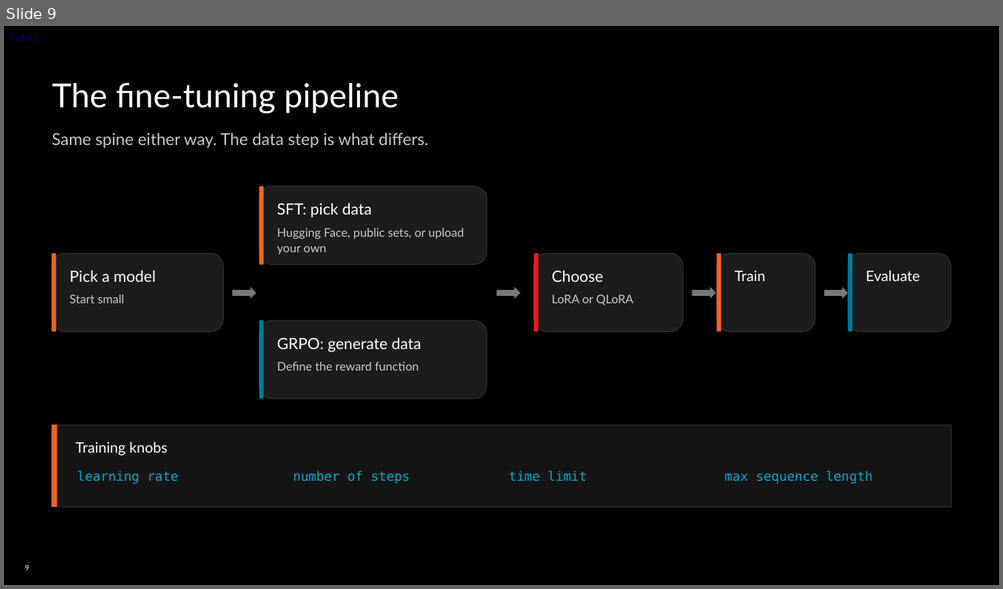
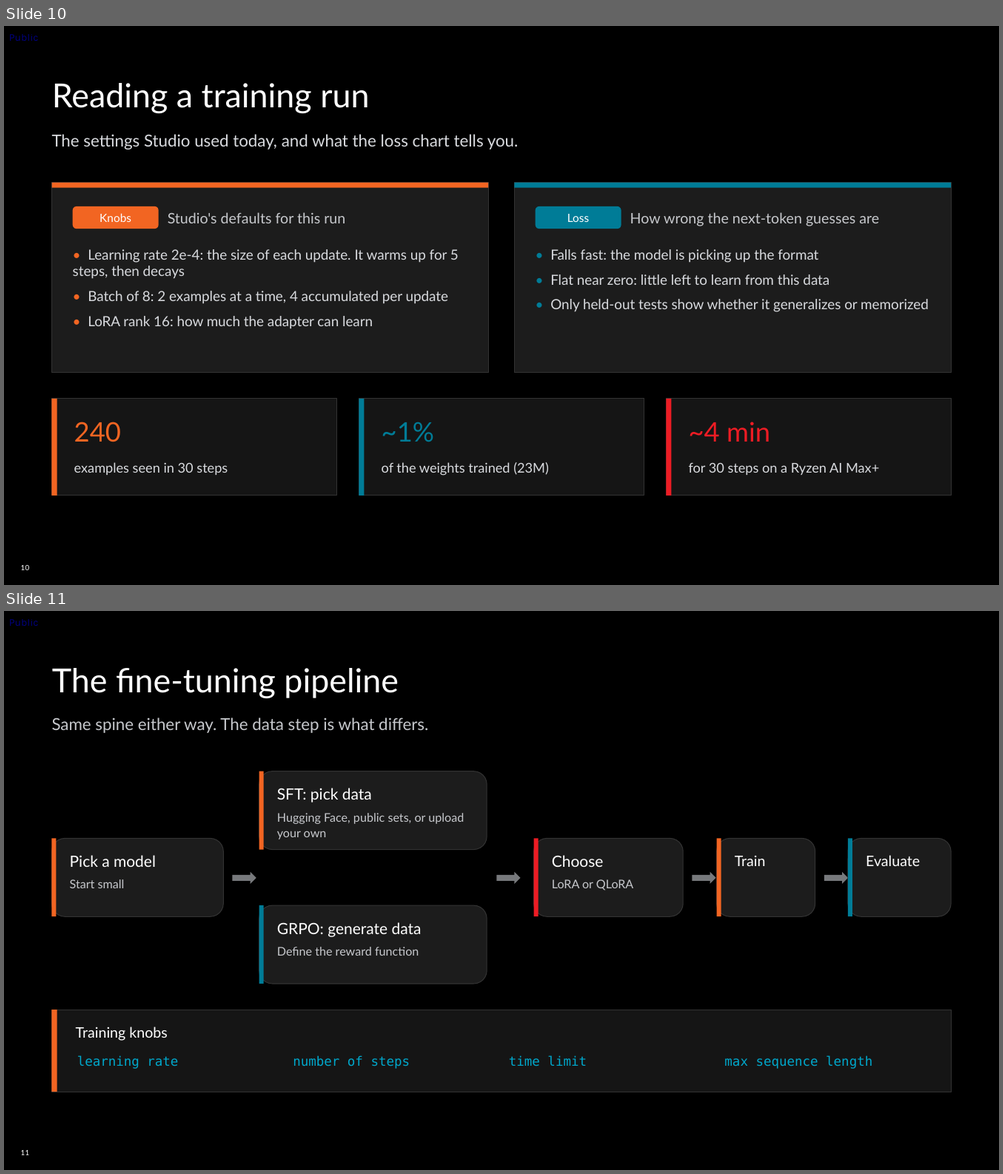
Before and after one commit to TwelveNights/Unsloth-RL-Workshop-on-Radeon, a slide deck: docs/AMD-Unsloth-Studio-Fine-tuning.pptx. Shown one above the other, each under a label of ours: slide 9 before the commit, slides 10 and 11 after it. The pictures are 1003x589 and 1003x1174 pixels, drawn with LibreOffice and Linux fonts; fonts in the diff are those of the drawing; background and template pictures are left out. Boxes give left, top, right and bottom in pixels: in the first picture for what was removed or moved away, otherwise in the second. Text is boxed around its words. In the diff, an @@ line names an element or a change of style, - is before the commit and + after.

Commit message:
Deck: how SFT learns, reading a training run, stretch challenges
- New slide 9: one SFT training step (tokenize with the chat template,
  predict, cross-entropy loss, update only the LoRA adapter), with the
  batch/step arithmetic of this run.
- New slide 10: reading a training run, with the settings Studio used
  (lr 2e-4 with 5 warmup steps, batch 8 = 2 x 4, LoRA rank 16) and what
  the loss curve does and doesn't tell you.
- Slide 7: ~1% of weights trained (23M), the real figure for this run.
- Slide 8: SFT example in the chat format attendees upload, not Alpaca.
- New slides 20-21: stretch challenges (add a field, teach it your own
  task, export to GGUF) and own-task ideas with a write-5-generate-50
  workflow using the bigger model in Lemonade.

```diff
--- a/docs/AMD-Unsloth-Studio-Fine-tuning.pptx
+++ b/docs/AMD-Unsloth-Studio-Fine-tuning.pptx
@@ slide 10 added at (4,26,999,585), background picture (left out); not listed: 3 template elements that a slide beside it also shows @@
@@ title added at (52,83,369,114), 32 pt, text #FFFFFF @@
+Reading a training run
@@ text added at (52,134,518,150), 16 pt, text #D8DADE @@
+The settings Studio used today, and what the loss chart tells you.
@@ rectangle added at (52,183,488,373), fill #1C1C1C, outline #333333 0.75 pt @@
@@ rectangle added at (52,183,488,188), fill #F26522 @@
@@ rectangle added at (515,183,950,373), fill #1C1C1C, outline #333333 0.75 pt @@
@@ rectangle added at (515,183,950,188), fill #007C97 @@
@@ rounded rectangle added at (73,207,159,229), fill #F26522, 11 pt, text #FFFFFF @@
+Knobs
@@ text added at (168,212,345,224), 14 pt, text #C6C8CC @@
+Studio's defaults for this run
@@ rounded rectangle added at (535,207,621,229), fill #007C97, 11 pt, text #FFFFFF @@
+Loss
@@ text added at (630,212,879,227), 14 pt, text #C6C8CC @@
+How wrong the next-token guesses are
@@ text added at (73,249,458,329), 13.5 pt, text #D8DADE @@
+• Learning rate 2e-4: the size of each update. It warms up for 5 steps, then decays
+• Batch of 8: 2 examples at a time, 4 accumulated per update
+• LoRA rank 16: how much the adapter can learn
@@ text added at (550,249,928,312), 13.5 pt, text #D8DADE @@
+• Falls fast: the model is picking up the format
+• Flat near zero: little left to learn from this data
+• Only held-out tests show whether it generalizes or memorized
@@ rectangle added at (52,399,337,496), fill #151515, outline #333333 0.75 pt @@
@@ rectangle added at (52,399,57,496), fill #F26522 @@
@@ rectangle added at (359,399,644,496), fill #151515, outline #333333 0.75 pt @@
@@ rectangle added at (359,399,364,496), fill #007C97 @@
@@ rectangle added at (666,399,950,496), fill #151515, outline #333333 0.75 pt @@
@@ rectangle added at (666,399,671,496), fill #ED1C24 @@
@@ text added at (74,422,121,443), 26 pt, text #F26522 @@
+240
@@ text added at (381,423,434,442), 26 pt, text #007C97 @@
+~1%
@@ text added at (688,422,770,442), 26 pt, text #ED1C24 @@
+~4 min
@@ text added at (74,463,227,475), 13 pt, text #D8DADE @@
+examples seen in 30 steps
@@ text added at (381,463,549,476), 13 pt, text #D8DADE @@
+of the weights trained (23M)
@@ text added at (688,463,879,475), 13 pt, text #D8DADE @@
+for 30 steps on a Ryzen AI Max+
@@ what was slide 9 is now slide 11 @@
@@ page number at (21,1150,29,1156): text changed @@
-9
+11
```
Also in this commit, not shown: 2 slides changed, 3 other slides added, 3 other files.
